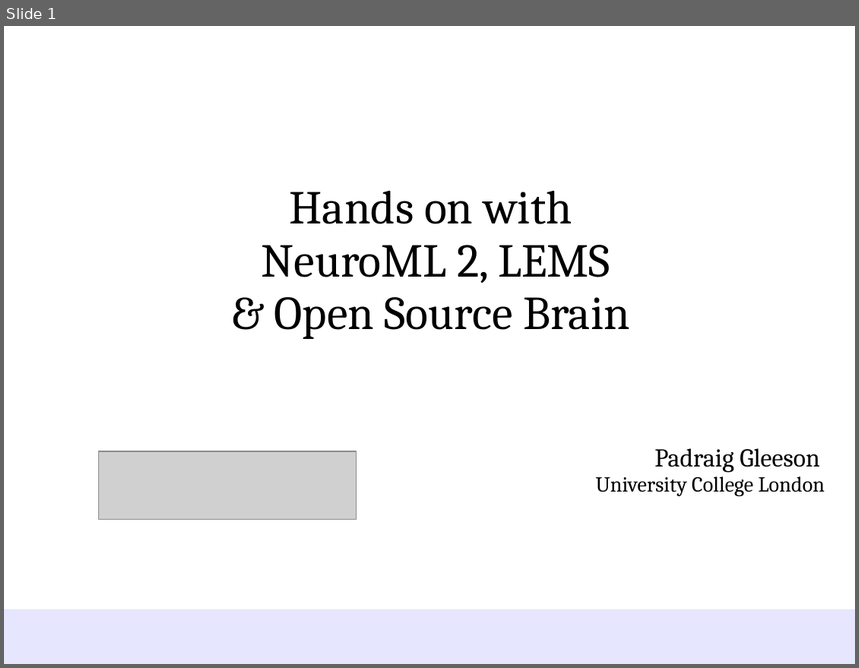
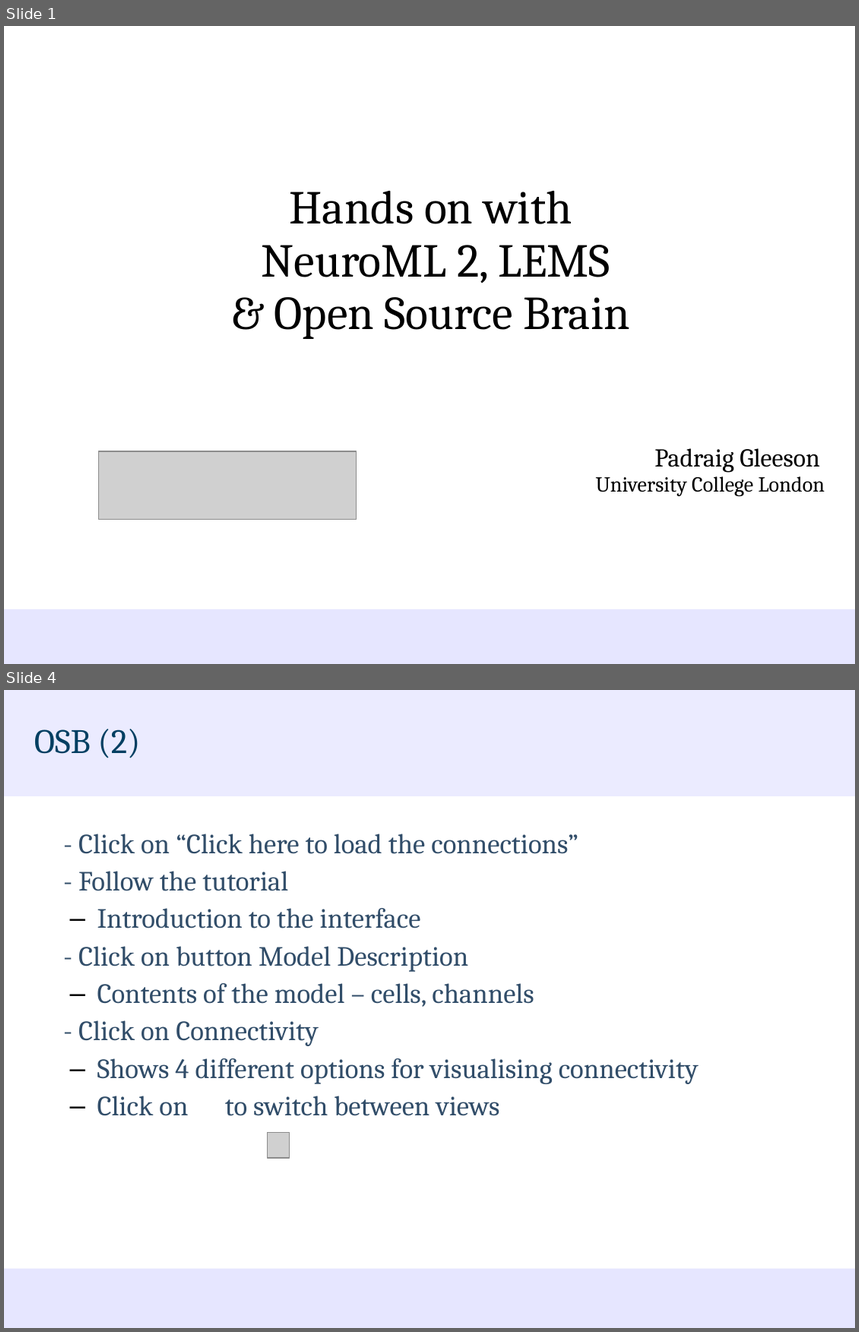
Before and after one commit to NeuroML/Presentations, a slide deck: NeuroML2_LEMS_OSB_HandsOn.odp. Shown one above the other, each under a label of ours: slide 1 before the commit, slides 1 and 4 after it; the slides between them are not shown. The pictures are 859x668 and 859x1332 pixels, drawn with LibreOffice and Linux fonts; fonts in the diff are those of the drawing; grey boxes stand for pictures; background and template pictures are left out. Boxes give left, top, right and bottom in pixels: in the first picture for what was removed or moved away, otherwise in the second. Text is boxed around its words. In the diff, an @@ line names an element or a change of style, - is before the commit and + after.

```diff
--- a/NeuroML2_LEMS_OSB_HandsOn.odp
+++ b/NeuroML2_LEMS_OSB_HandsOn.odp
@@ slide 4 added at <box>4,690,855,1328</box>, background #FFFFFF @@
@@ rounded rectangle added at <box>4,690,855,796</box>, fill #E6E6FF at 80% opacity @@
@@ title added at <box>34,729,141,758</box>, 32 pt, text #023F62 @@
+OSB (2)
@@ text added at <box>78,834,699,1116</box>, 26 pt, text #314D69 @@
+- Click on “Click here to load the connections”
+- Follow the tutorial
+  – Introduction to the interface
+- Click on button Model Description
+  – Contents of the model – cells, channels
+- Click on Connectivity
+  – Shows 4 different options for visualising connectivity
+  – Click on to switch between views
@@ picture added at <box>268,1132,290,1158</box> @@
@@ rounded rectangle added at <box>4,1269,855,1328</box>, fill #E6E6FF @@
```
Also in this commit, not shown: 1 slide changed, 2 other slides added, 1 slide removed.
